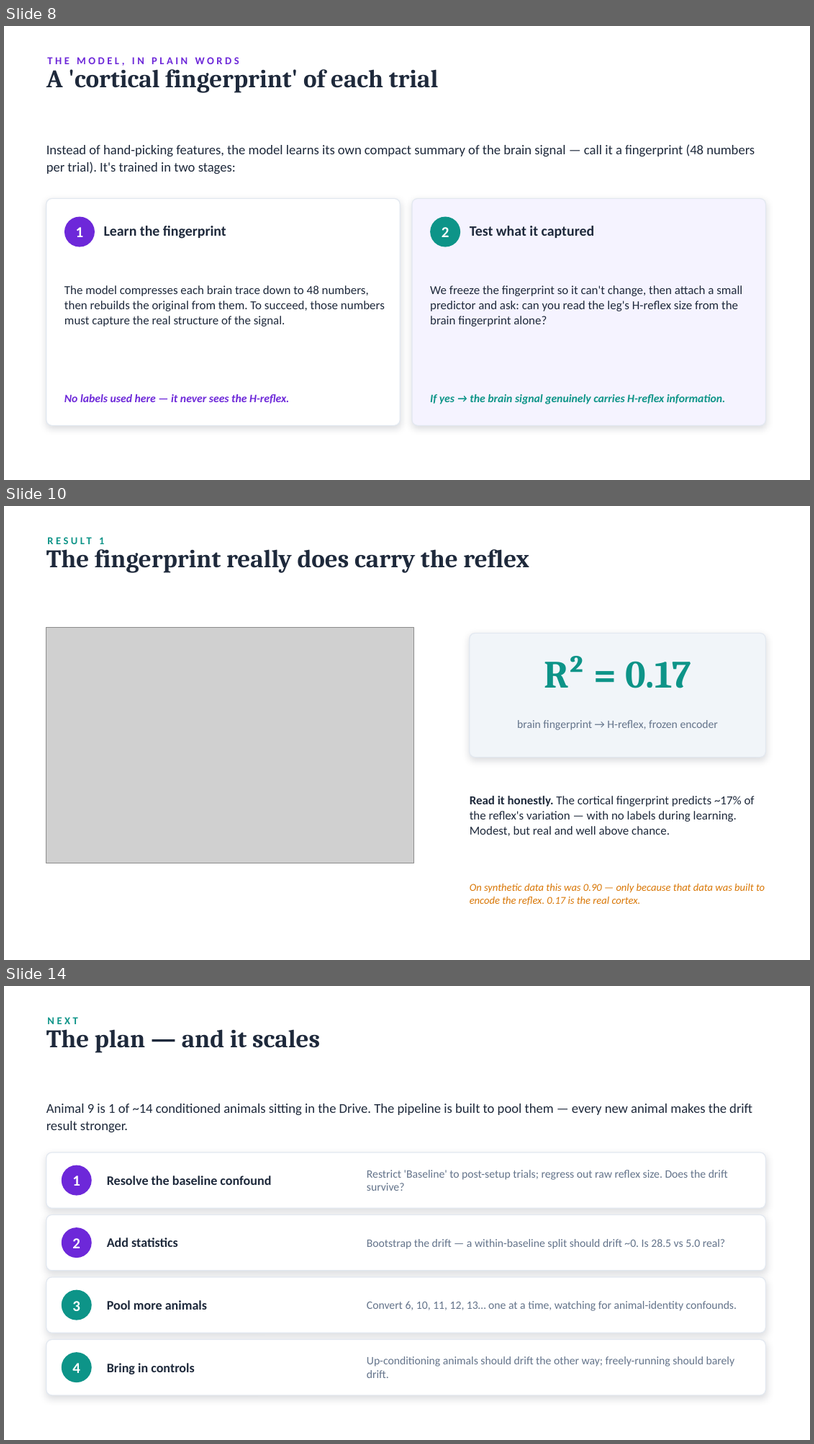
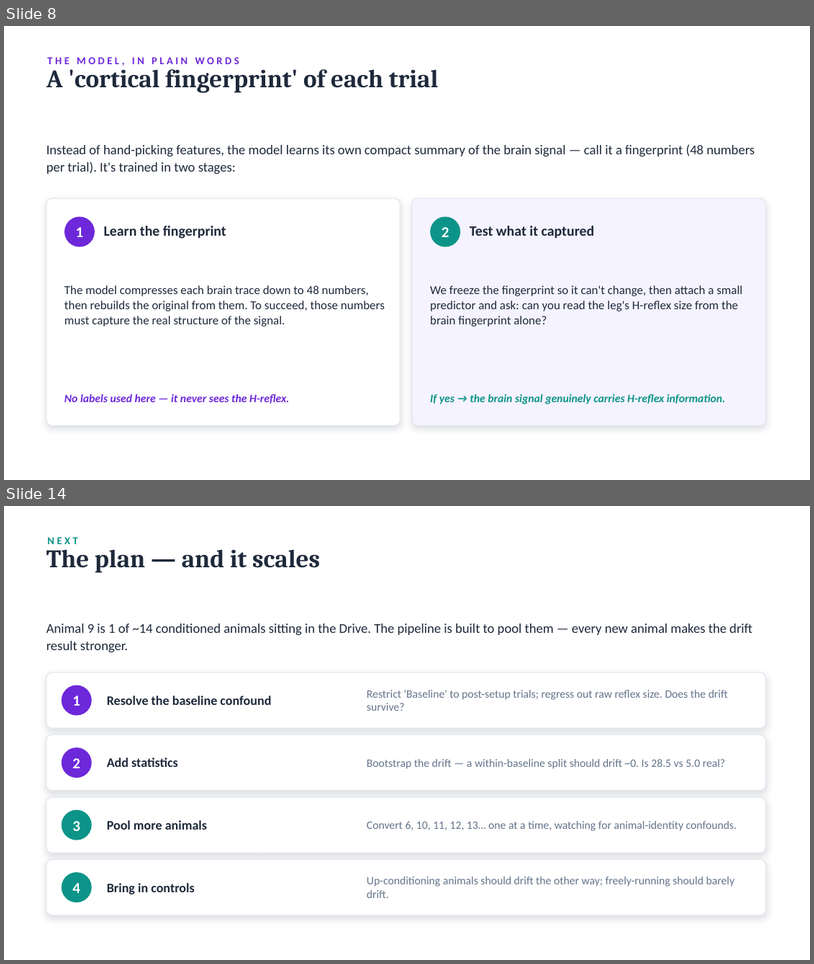
Before and after one commit to switchrao777/hroc-ncan, a slide deck: slides/HROC_Carp_Update_Animal9.pptx. Shown one above the other, each under a label of ours: slides 8, 10 and 14 before the commit, slides 8 and 14 after it; the slides between them are not shown. The pictures are 814x1444 and 814x964 pixels, drawn with LibreOffice and Linux fonts; fonts in the diff are those of the drawing; grey boxes stand for pictures. Boxes give left, top, right and bottom in pixels: in the first picture for what was removed or moved away, otherwise in the second. Text is boxed around its words. In the diff, an @@ line names an element or a change of style, - is before the commit and + after.

```diff
--- a/slides/HROC_Carp_Update_Animal9.pptx
+++ b/slides/HROC_Carp_Update_Animal9.pptx
@@ slide 10 removed at bbox=[4, 506, 810, 960], background #FFFFFF @@
@@ text removed at bbox=[99, 537, 104, 544] @@
-RESULT 1
@@ text removed at bbox=[46, 549, 529, 573] @@
-The fingerprint really does carry the reflex
@@ picture removed at bbox=[46, 627, 414, 863] @@
@@ rounded rectangle removed at bbox=[470, 633, 766, 757] @@
@@ text removed at bbox=[544, 656, 692, 688] @@
-R² = 0.17
@@ text removed at bbox=[517, 720, 718, 730] @@
-brain fingerprint → H-reflex, frozen encoder
@@ text removed at bbox=[470, 795, 755, 836] @@
-Read it honestly. The cortical fingerprint predicts ~17% of the reflex's variation — with no labels during learning. Modest, but real and well above chance.
@@ text removed at bbox=[470, 883, 765, 905] @@
-On synthetic data this was 0.90 — only because that data was built to encode the reflex. 0.17 is the real cortex.
```
Also in this commit, not shown: 3 slides changed, 3 slides added, 2 other slides removed, 3 other files.
